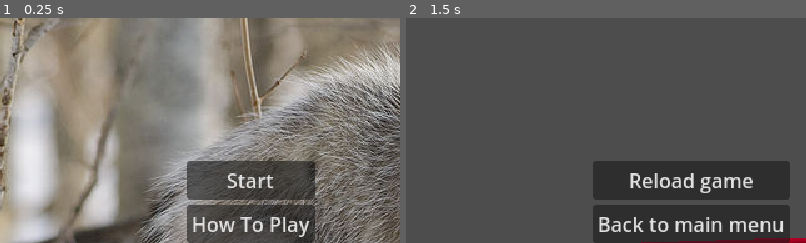
Above: before the commit, frames 1-2 (left to right).
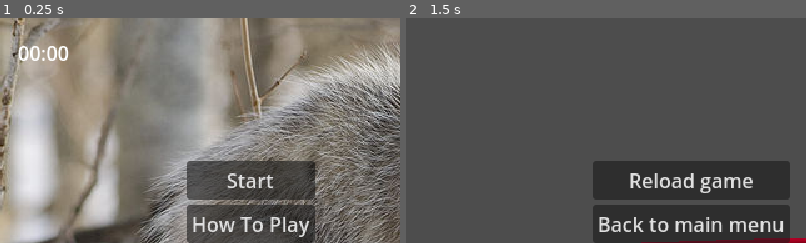
Above: after the commit, the same moments.

Repository: Minipeps/SpeedJam-8
Game: Godot game, scene res://Menus/MainMenu/MainMenu.tscn
Same seed, same stepped clock (60 frames per second), same inputs: the game is played once before the commit and once after it.
Inputs (mouse positions are % of the whole screen's width and height, from its top left):
- Up to frame 1 (0.25 s): no input
- Up to frame 2 (1.5 s): click "Start" at 0.5 s; tap Enter (ui_accept) at 1.25 s; move the mouse to (55, 50) at 1.27 s; hold Up (player_move_up) from 1.28 s (still down); tap C (display_end_screen_lose) at 1.35 s
The pictures show only the part of the screen within x 0-50%, y 0-50%; the shares and areas given below are measured in that part.

The runs differ from the first frame. In frame 1, 0.5% of the frame differs, in the area x 4-18%, y 12-20%; in frame 2, nothing differs.

Commit message:
Basic Timer

Diff:
--- a/Menus/MainMenu/MainMenu.tscn
+++ b/Menus/MainMenu/MainMenu.tscn
@@ -1,7 +1,8 @@
-[gd_scene load_steps=4 format=3 uid="uid://cx5tqqwvb5tyc"]
+[gd_scene load_steps=5 format=3 uid="uid://cx5tqqwvb5tyc"]
 
 [ext_resource type="Script" path="res://Menus/MainMenu/MainMenu.gd" id="1_vk5ut"]
 [ext_resource type="Texture2D" uid="uid://c8kfo50a4t6dn" path="res://Menus/MainMenu/640px-Opossum_1.jpg" id="2_r8l7y"]
+[ext_resource type="PackedScene" uid="uid://d1dl5o2l103yq" path="res://Timer/Timer.tscn" id="3_gbtvr"]
 
 [sub_resource type="GDScript" id="GDScript_cxd8h"]
 
@@ -47,6 +48,8 @@
 layout_mode = 2
 text = "Quit"
 
+[node name="Timer" parent="." instance=ExtResource("3_gbtvr")]
+
 [connection signal="pressed" from="VBoxContainer/StartButton" to="." method="onStartButtonPressed"]
 [connection signal="pressed" from="VBoxContainer/TutorialButton" to="." method="onTutorialButtonPressed"]
 [connection signal="pressed" from="VBoxContainer/QuitButton" to="." method="onQuitButtonPressed"]
--- /dev/null
+++ b/Timer/Timer.tscn
@@ -0,0 +1,13 @@
+[gd_scene load_steps=2 format=3 uid="uid://d1dl5o2l103yq"]
+
+[ext_resource type="Script" path="res://Timer/timer.gd" id="1_8j3da"]
+
+[node name="Timer" type="Node2D"]
+script = ExtResource("1_8j3da")
+
+[node name="Label" type="Label" parent="."]
+offset_left = 14.0
+offset_top = 16.0
+offset_right = 55.0
+offset_bottom = 39.0
+text = "00:00"
--- /dev/null
+++ b/Timer/timer.gd
@@ -0,0 +1,27 @@
+extends Node2D
+
+var TIME_ELAPSED : float = 0.0
+var UPDATE_TIMER : bool
+
+func _ready():
+	start_timer()
+
+func _process(delta):
+	update_timer(delta)
+	update_timer_label(TIME_ELAPSED)
+
+func start_timer():
+	UPDATE_TIMER = true
+
+func update_timer(delta):
+	if UPDATE_TIMER:
+		TIME_ELAPSED += delta
+
+func stop_and_reset_timer():
+	TIME_ELAPSED = 0.0
+	UPDATE_TIMER = false
+
+func update_timer_label(time_elapsed):
+	var seconds : int = fmod(time_elapsed,60.0)
+	var minutes : int = time_elapsed / 60.0
+	$Label.text = "%02d:%02d" % [minutes, seconds]
